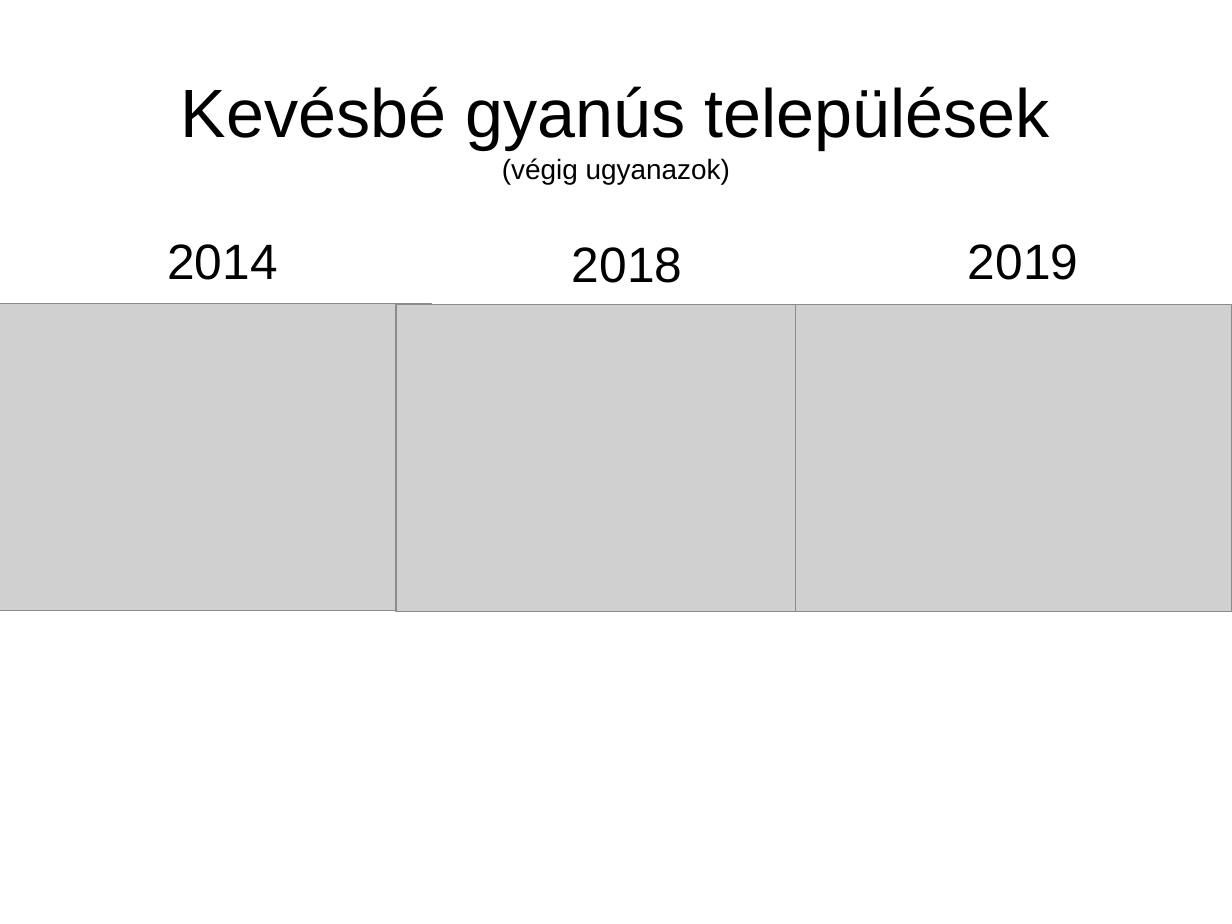
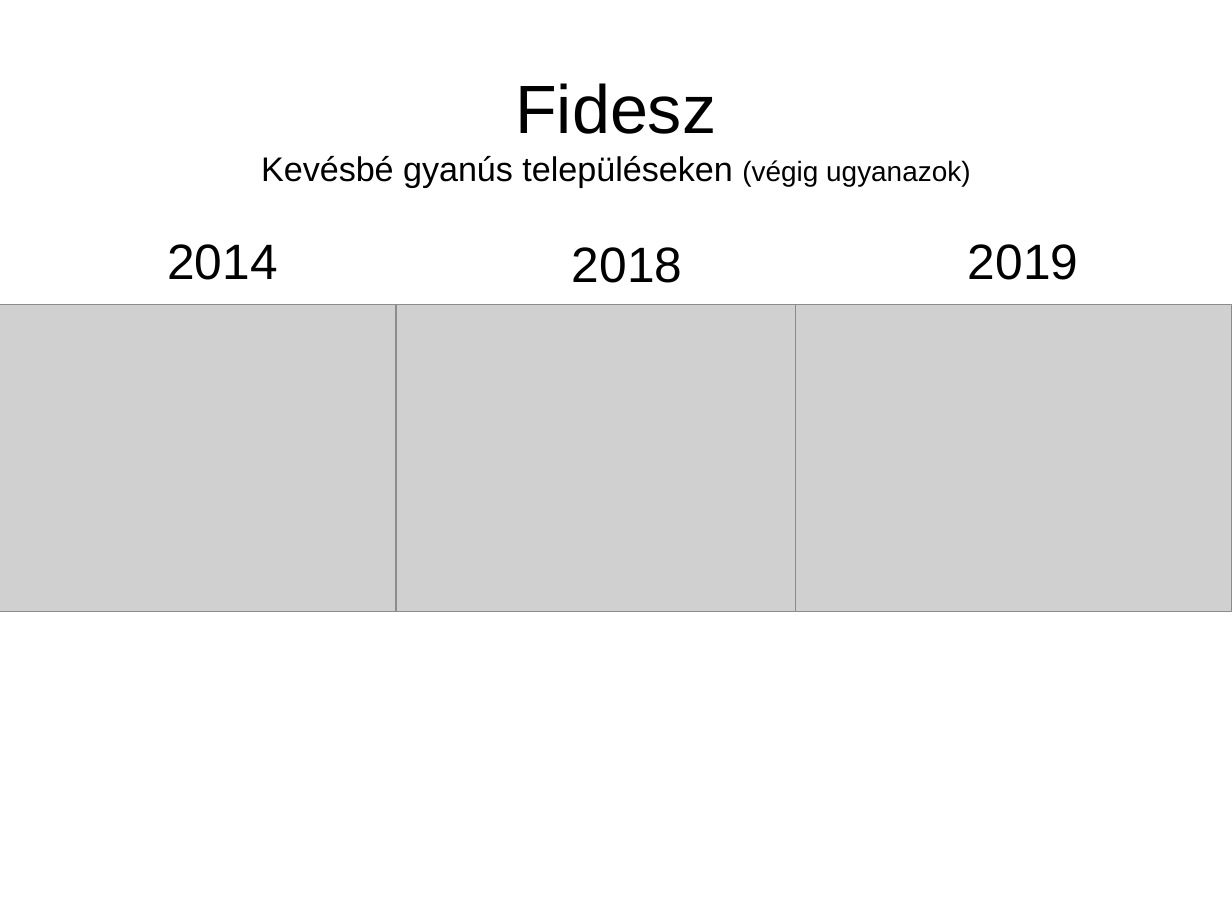
Before and after one commit to brezniczky/ep_elections_2019_hun, a slide deck: slide 7 of slides/hun/slides.odp (slide 8 before the commit). Drawn at 1232x924 pixels with LibreOffice and Linux fonts; fonts in the diff are those of the drawing; grey boxes stand for pictures. Boxes give left, top, right and bottom in pixels: in the first picture for what was removed or moved away, otherwise in the second. Text is boxed around its words. In the diff, an @@ line names an element or a change of style, - is before the commit and + after.

```diff
--- a/slides/hun/slides.odp
+++ b/slides/hun/slides.odp
@@ title at box(261, 83, 970, 188): text changed; size 44 to 22 pt @@
-Kevésbé gyanús települések
-(végig ugyanazok)
+Fidesz
+Kevésbé gyanús településeken (végig ugyanazok)
```
Also in this commit, not shown: 3 other slides changed, 12 slides added, 1 slide removed, 1 other file.
